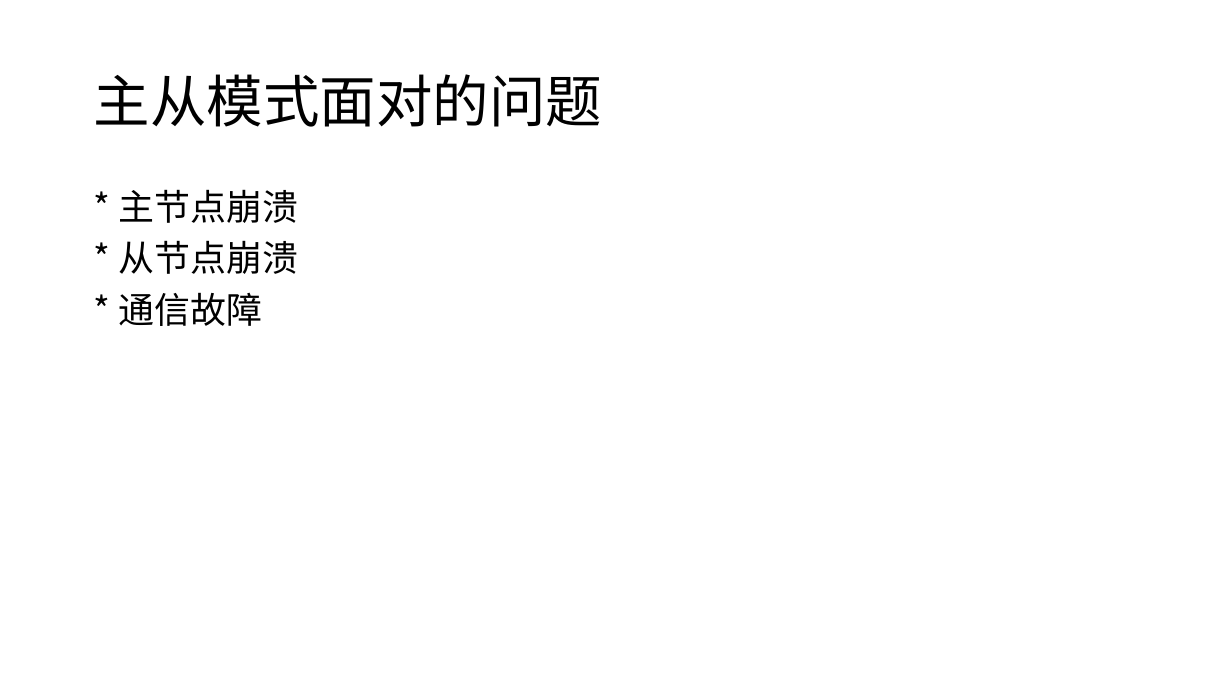
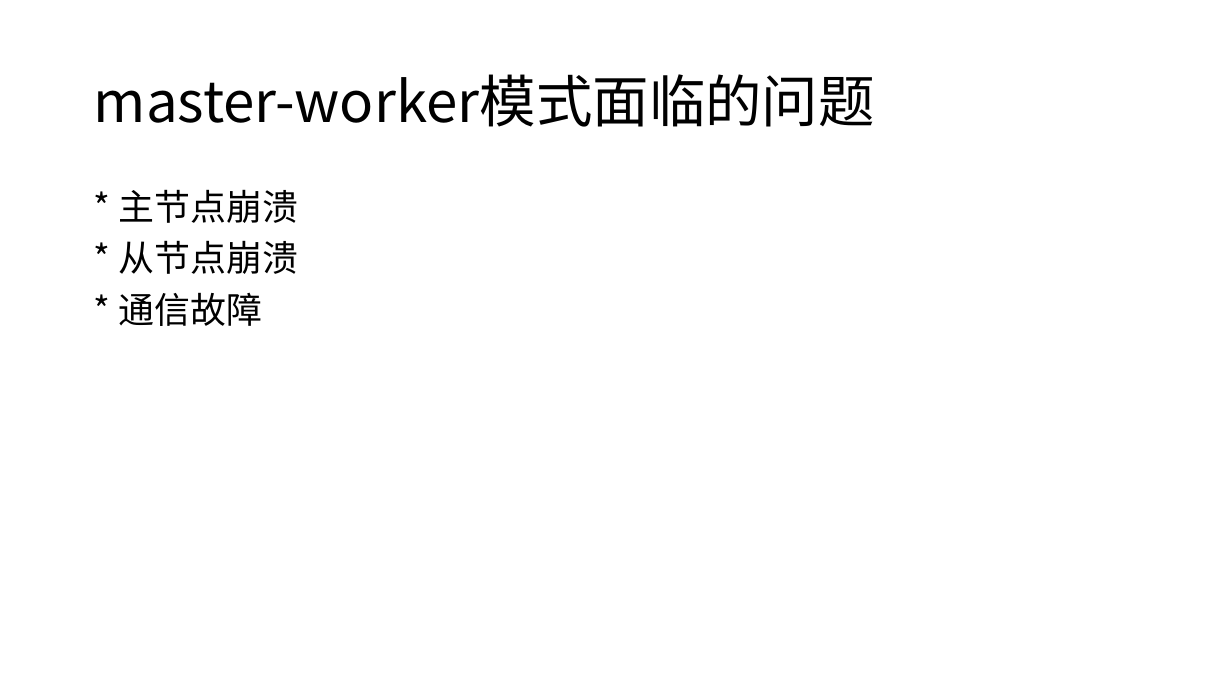
Before and after one commit to moxingwang/zookeeper, a slide deck: slide 6 of zookeeper.pptx. Drawn at 1232x693 pixels with LibreOffice and Linux fonts; fonts in the diff are those of the drawing. Boxes give left, top, right and bottom in pixels: in the first picture for what was removed or moved away, otherwise in the second. Text is boxed around its words. In the diff, an @@ line names an element or a change of style, - is before the commit and + after.

```diff
--- a/zookeeper.pptx
+++ b/zookeeper.pptx
@@ title at (94, 74, 875, 127): text changed @@
-主从模式面对的问题
+master-worker模式面临的问题
```
